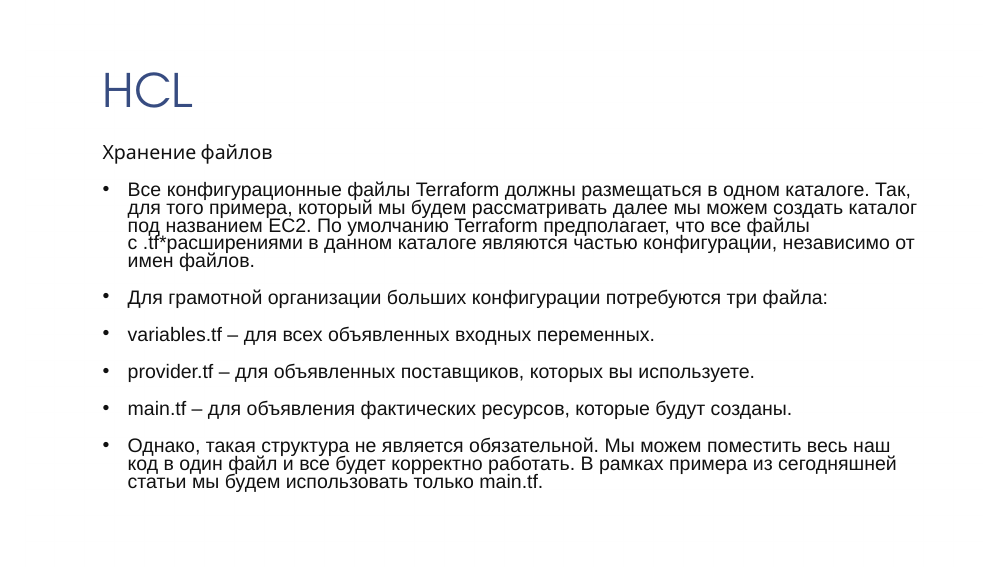
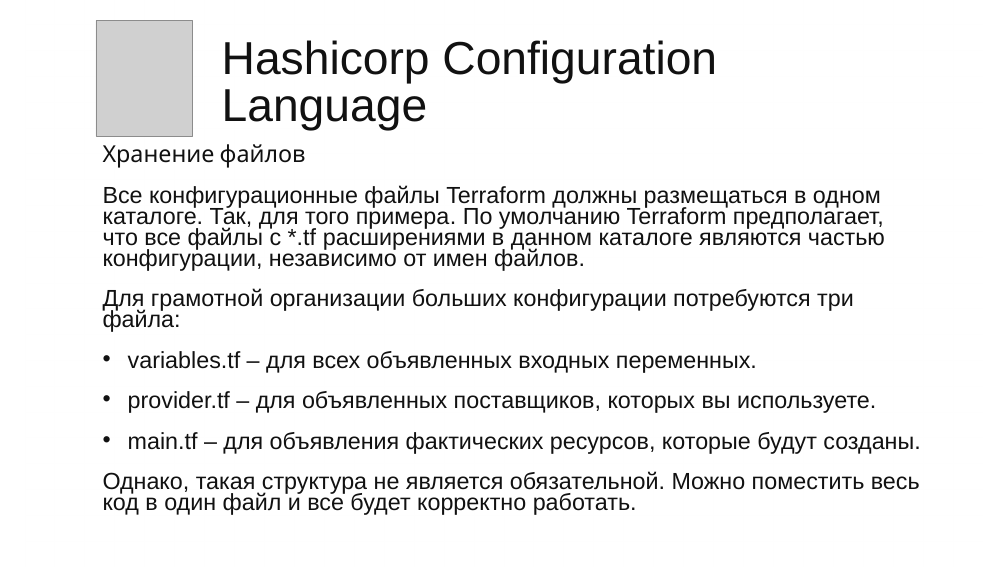
Before and after one commit to iu5git/DevOps, a slide deck: slide 23 of Лекции/Лекция11/Лекция_Terraform.pptx (slide 22 before the commit). Drawn at 1008x567 pixels with LibreOffice and Linux fonts; fonts in the diff are those of the drawing; grey boxes stand for pictures; background and template pictures are left out. Boxes give left, top, right and bottom in pixels: in the first picture for what was removed or moved away, otherwise in the second. Text is boxed around its words. In the diff, an @@ line names an element or a change of style, - is before the commit and + after.

Commit message:
terraform

```diff
--- a/Лекции/Лекция11/Лекция_Terraform.pptx
+++ b/Лекции/Лекция11/Лекция_Terraform.pptx
@@ picture added at [96, 20, 193, 136] @@
@@ text added at [222, 40, 717, 131], 44 pt, text #111111 @@
+Hashicorp Configuration Language
@@ title removed at [103, 72, 193, 108] @@
-HCL
@@ text at [103, 144, 920, 454]: size 18.6 to 22.2 pt in "Хранение файлов", "Для грамотной организации больших конфигурации потребуются т ...", "variables.tf – для всех объявленных входных переменных.", "provider.tf – для объявленных поставщиков, которых вы ..." and 1 more places; bullet • to none @@
@@ text at [103, 185, 885, 271]: text changed; size 18.6 to 22.2 pt @@
-• Все конфигурационные файлы Terraform должны размещаться в одном каталоге. Так, для того примера, который мы будем рассматривать далее мы можем создать каталог под названием EC2. По умолчанию Terraform предполагает, что все файлы с .tf*расширениями в данном каталоге являются частью конфигурации, независимо от имен файлов.
+Все конфигурационные файлы Terraform должны размещаться в одном каталоге. Так, для того примера. По умолчанию Terraform предполагает, что все файлы с *.tf расширениями в данном каталоге являются частью конфигурации, независимо от имен файлов.
@@ text at [103, 471, 920, 515]: text changed; size 18.6 to 22.2 pt @@
-• Однако, такая структура не является обязательной. Мы можем поместить весь наш код в один файл и все будет корректно работать. В рамках примера из сегодняшней статьи мы будем использовать только main.tf.
+Однако, такая структура не является обязательной. Можно поместить весь код в один файл и все будет корректно работать.
```
Also in this commit, not shown: 21 other slides changed, 7 slides added, 4 slides removed, 2 other files.
